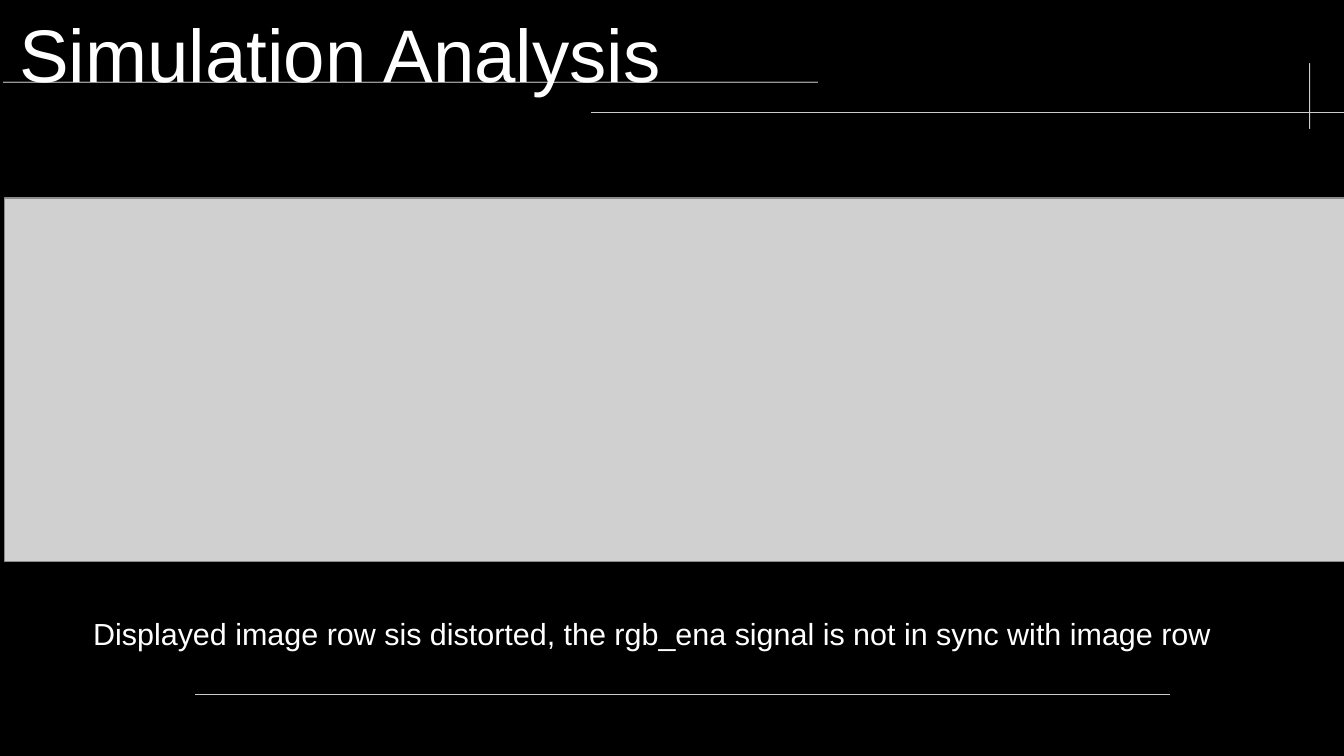
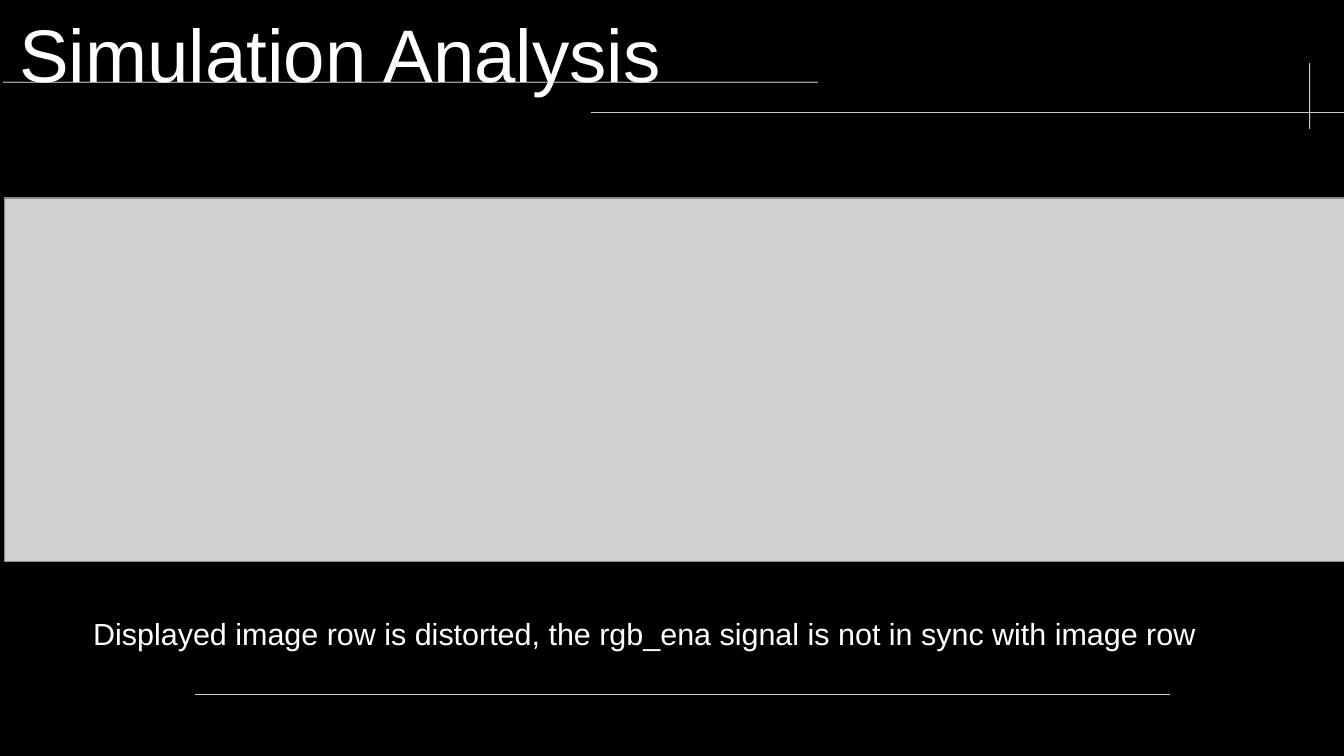
Before and after one commit to neiderm/retro_comp_fpga, a slide deck: slide 11 of docs/soc_t80_bmp_romgen.odp. Drawn at 1344x756 pixels with LibreOffice and Linux fonts; fonts in the diff are those of the drawing; grey boxes stand for pictures; background and template pictures are left out. Boxes give left, top, right and bottom in pixels: in the first picture for what was removed or moved away, otherwise in the second. Text is boxed around its words. In the diff, an @@ line names an element or a change of style, - is before the commit and + after.

```diff
--- a/docs/soc_t80_bmp_romgen.odp
+++ b/docs/soc_t80_bmp_romgen.odp
@@ text at (93,623,1195,651): text changed @@
-Displayed image row sis distorted, the rgb_ena signal is not in sync with image row
+Displayed image row is distorted, the rgb_ena signal is not in sync with image row
```
Also in this commit, not shown: 2 other slides changed, 1 slide added.
